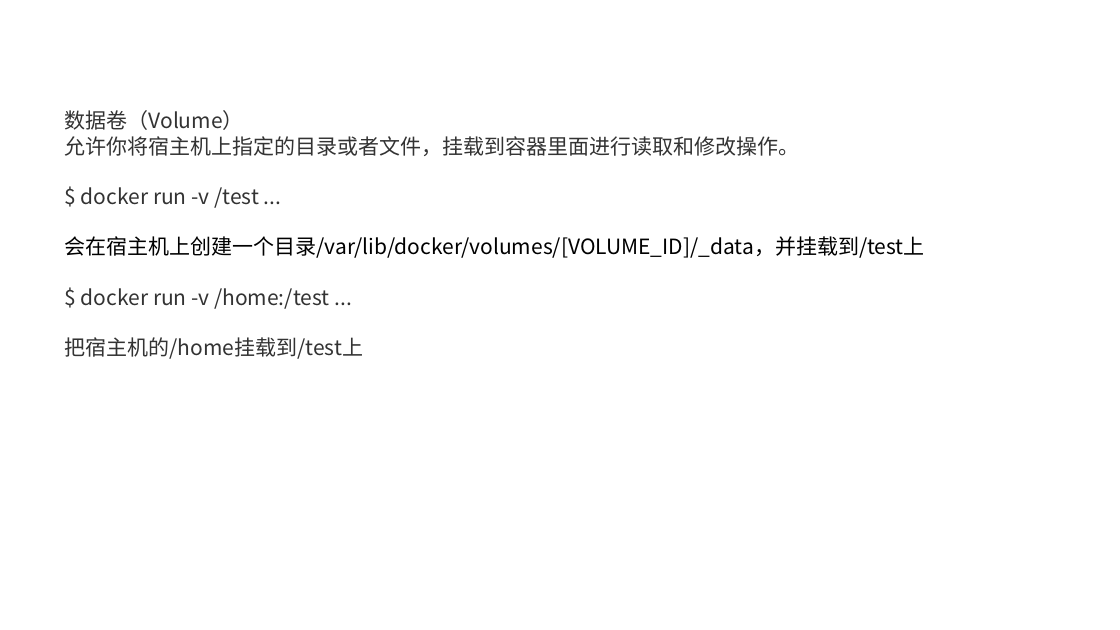
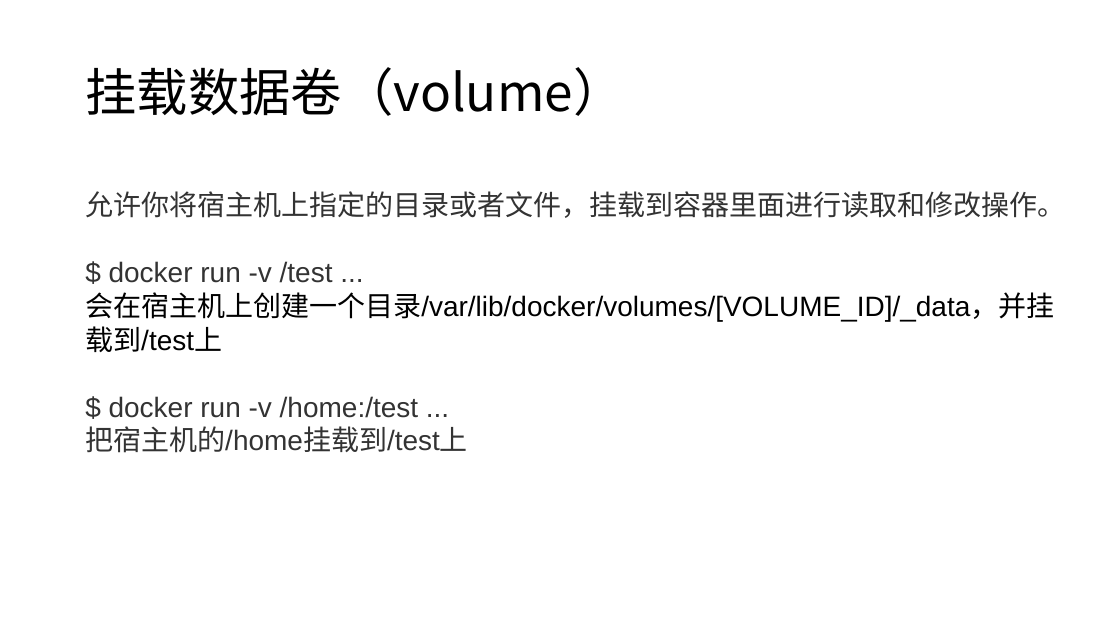
Before and after one commit to axzxs2001/Asp.NetCoreExperiment, a slide deck: slide 20 of Asp.NetCoreExperiment/kubernetes/kubernetes.pptx (slide 17 before the commit). Drawn at 1120x630 pixels with LibreOffice and Linux fonts; fonts in the diff are those of the drawing; background and template pictures are left out. Boxes give left, top, right and bottom in pixels: in the first picture for what was removed or moved away, otherwise in the second. Text is boxed around its words. In the diff, an @@ line names an element or a change of style, - is before the commit and + after.

Commit message:
kubernetes ppt docker

```diff
--- a/Asp.NetCoreExperiment/kubernetes/kubernetes.pptx
+++ b/Asp.NetCoreExperiment/kubernetes/kubernetes.pptx
@@ title added at (85, 67, 624, 116), 44 pt, text #000000 @@
+挂载数据卷（volume）
@@ text at (65, 110, 244, 130): paragraph removed @@
-数据卷（Volume）
@@ text "允许你将宿主机上指定的目录或者文件，挂载到容器里面进行读取和修改操作。": place and size @@
-text "允许你将宿主机上指定的目录或者文件，挂载到容器里面进行读取和修改操作。" at (65, 110, 925, 359)
+text "允许你将宿主机上指定的目录或者文件，挂载到容器里面进行读取和修改操作。" at (85, 191, 1065, 453)
@@ text "允许你将宿主机上指定的目录或者文件，挂载到容器里面进行读取和修改操作。" at (85, 191, 1065, 453): size 18 to 24 pt, font Noto Sans CJK SC to Arial @@
```
Also in this commit, not shown: 12 other slides changed, 4 slides added, 1 slide removed.
